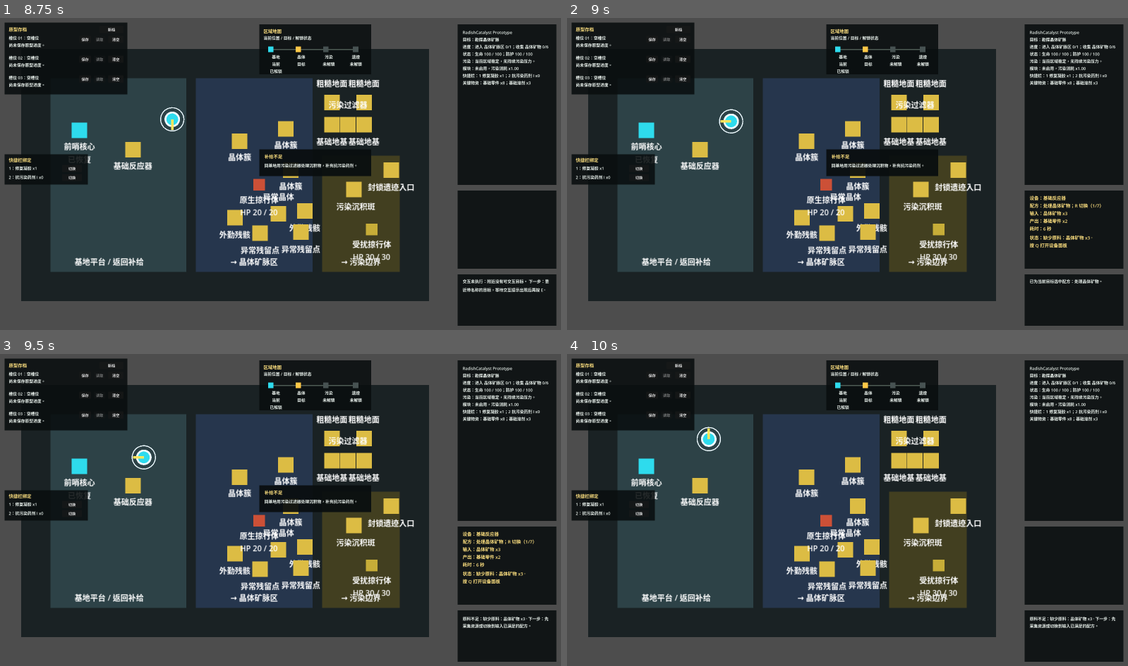
Above: before the commit, frames 1-4 (two rows, left to right).
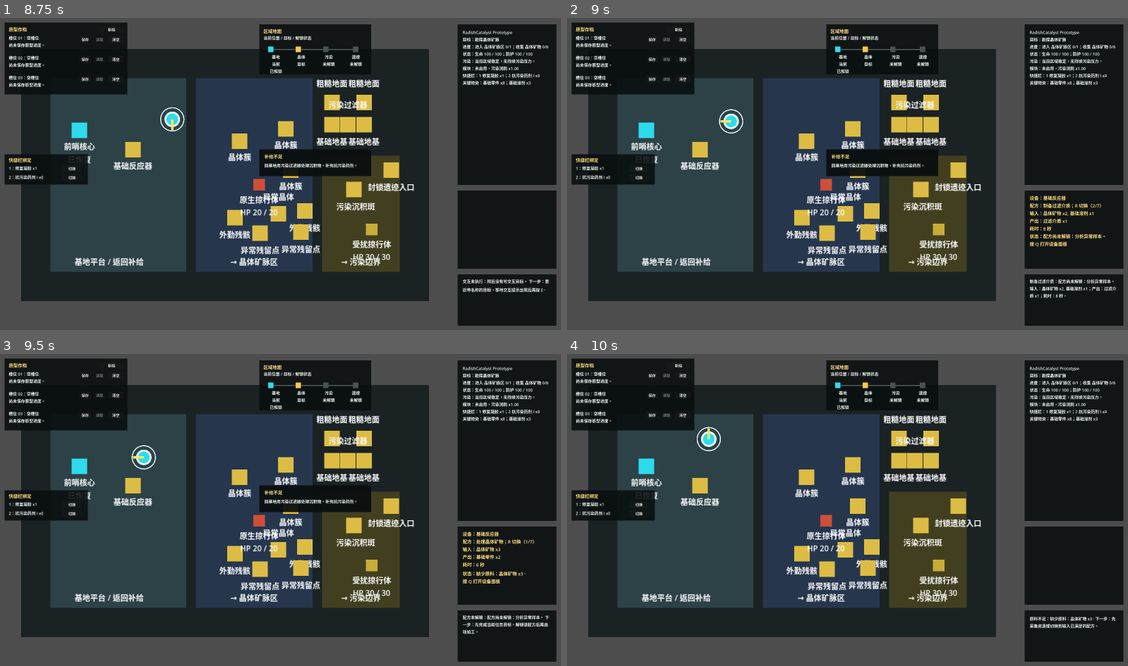
Above: after the commit, the same moments.

Repository: laugh0608/RadishCatalyst
Game: Godot game, scene res://scenes/boot/Boot.tscn
The game is run twice, just before and just after one commit, with the same random seed, the same clock (stepped at 60 frames per second) and the same inputs.
Inputs:
- Up to frame 1 (8.75 s): tap Enter at 0.5 s; hold W (move_up) 0.53-2.03 s; tap E (interact) at 0.6, 1.55, 2.3, 2.85, 3.8, 4.55, 5.3, 6.05, 6.8, 7.35, 8.3 s; tap J (attack) at 1.35, 8.1 s; hold A (move_left) 2.03-3.53 s; tap R (cycle_recipe) at 2.1 s; tap Space at 3.5 s; hold S (move_down) 3.53-4.28 s; tap Q (toggle_device_panel) at 3.6 s; hold D (move_right) 4.28-5.03 s; tap F (toggle_module) at 4.35 s; hold W (move_up) 5.03-5.78 s; tap 1 (use_quick_slot_1) at 5.1 s; hold D (move_right) 5.78-8.03 s; tap 2 (use_quick_slot_2) at 5.85 s; tap Tab at 6.6 s; hold S (move_down) from 8.03 s (still down)
- Up to frame 2 (9 s): release S (move_down) at 8.78 s; hold A (move_left) from 8.78 s (still down); tap R (cycle_recipe) at 8.85 s
- Up to frame 3 (9.5 s): keep holding A (move_left); tap E (interact) at 9.05 s
- Up to frame 4 (10 s): release A (move_left) at 9.53 s; hold W (move_up) from 9.53 s (still down); tap E (interact) at 9.6 s

Frame 1 is identical in both runs. In frame 2, 0.7% of the frame differs, in the area x 82-98%, y 59-90%; in frame 3, 0.4%; in frame 4, nothing differs.

Commit message:
fix(client): 保留手动配方切换

Diff:
--- a/client/scripts/checks/vertical_slice_flow_check.gd
+++ b/client/scripts/checks/vertical_slice_flow_check.gd
@@ -46,6 +46,7 @@
 	_check_region_prompt_formatter()
 	_check_failure_feedback_logs()
 	_check_device_panel_formatting()
+	_check_manual_recipe_cycle_keeps_player_choice()
 
 	_complete_active_quest("quest.restore_outpost", [
 		{"type": "interact", "target_id": "building.outpost_core", "amount": 1}
@@ -898,6 +899,55 @@
 		"recipe.basic_filter_module",
 		"filter module task selects module recipe after media"
 	)
+
+
+func _check_manual_recipe_cycle_keeps_player_choice() -> void:
+	var game_root = GameRootScript.new()
+	var recipe_world := WorldState.create_default()
+	var recipe_character := CharacterState.create_default()
+	var processing := ProcessingSystem.new(data_registry)
+	var reactor := PrototypeInteractable.new()
+	reactor.definition_id = "building.basic_reactor"
+	reactor.interaction_type = "process_recipe"
+	reactor.recipe_id = "recipe.process_crystal_ore"
+	reactor.set_recipe_cycle([
+		"recipe.process_crystal_ore",
+		"recipe.analyze_anomaly_sample"
+	])
+	recipe_world.quest_state.active_quest_ids = ["quest.analyze_anomaly_sample"]
+	recipe_world.quest_state.set_objective_progress(
+		"quest.analyze_anomaly_sample",
+		"gather_item",
+		"item.anomaly_residue",
+		2
+	)
+	game_root.processing_system = processing
+	game_root.world_state = recipe_world
+	game_root.character_state = recipe_character
+
+	_expect_equal(
+		game_root._maybe_select_recommended_recipe(reactor, false),
+		"",
+		"manual recipe cycle should not auto select recommendation"
+	)
+	_expect_equal(
+		reactor.get_current_recipe_id(),
+		"recipe.process_crystal_ore",
+		"manual recipe cycle keeps current recipe after prompt refresh"
+	)
+	_expect_equal(
+		game_root._maybe_select_recommended_recipe(reactor, true),
+		"recipe.analyze_anomaly_sample",
+		"device approach can still auto select recommendation"
+	)
+	_expect_equal(
+		reactor.get_current_recipe_id(),
+		"recipe.analyze_anomaly_sample",
+		"device approach changes to recommended recipe"
+	)
+
+	reactor.free()
+	game_root.free()
 
 
 func _complete_active_quest(quest_id: String, progress_refs: Array) -> void:
--- a/client/scripts/game/game_root.gd
+++ b/client/scripts/game/game_root.gd
@@ -101,7 +101,7 @@
 			character_state,
 			world_state
 		))
-		_on_interaction_available(vertical_slice_map.current_interactable)
+		_on_interaction_available(vertical_slice_map.current_interactable, false)
 	else:
 		hud.append_log(_format_result_log(result))
 	_update_hud()
@@ -225,12 +225,12 @@
 	}
 
 
-func _on_interaction_available(interactable: PrototypeInteractable) -> void:
+func _on_interaction_available(interactable: PrototypeInteractable, should_auto_select_recipe: bool = true) -> void:
 	if interactable.definition_id == "map_object.ruin_gate":
 		hud.show_prompt(interaction_prompt_formatter.format_ruin_gate_prompt(world_state))
 		return
 	if interactable.interaction_type == "process_recipe":
-		var auto_selected_recipe := _select_recommended_recipe(interactable)
+		var auto_selected_recipe := _maybe_select_recommended_recipe(interactable, should_auto_select_recipe)
 		hud.show_prompt(interaction_prompt_formatter.format_processing_prompt(interactable, character_state, world_state))
 		hud.refresh_device_panel(data_registry, processing_system, interactable, character_state, world_state)
 		if not auto_selected_recipe.is_empty():
@@ -408,6 +408,12 @@
 	return recipe_id
 
 
+func _maybe_select_recommended_recipe(interactable: PrototypeInteractable, should_auto_select_recipe: bool) -> String:
+	if not should_auto_select_recipe:
+		return ""
+	return _select_recommended_recipe(interactable)
+
+
 func _append_quest_runtime_result(log_messages: Array[String], result: Dictionary) -> void:
 	_show_quest_completion_feedbacks(result)
 	for message in result.get("log_messages", []):
--- a/client/scripts/quests/quest_event_rules.gd
+++ b/client/scripts/quests/quest_event_rules.gd
@@ -42,7 +42,7 @@
 	return []
 
 
-func get_region_objective_updates(region_id: String, quest_state: QuestState) -> Array[Dictionary]:
+func get_region_objective_updates(region_id: String, _quest_state: QuestState) -> Array[Dictionary]:
 	if region_id == "region.crystal_vein_field":
 		return [_set_update("quest.scout_crystal_field", "visit_region", region_id, 1)]
 	if region_id == "region.pollution_edge":
Not shown, changed: docs/devlogs/2026-W19.md
